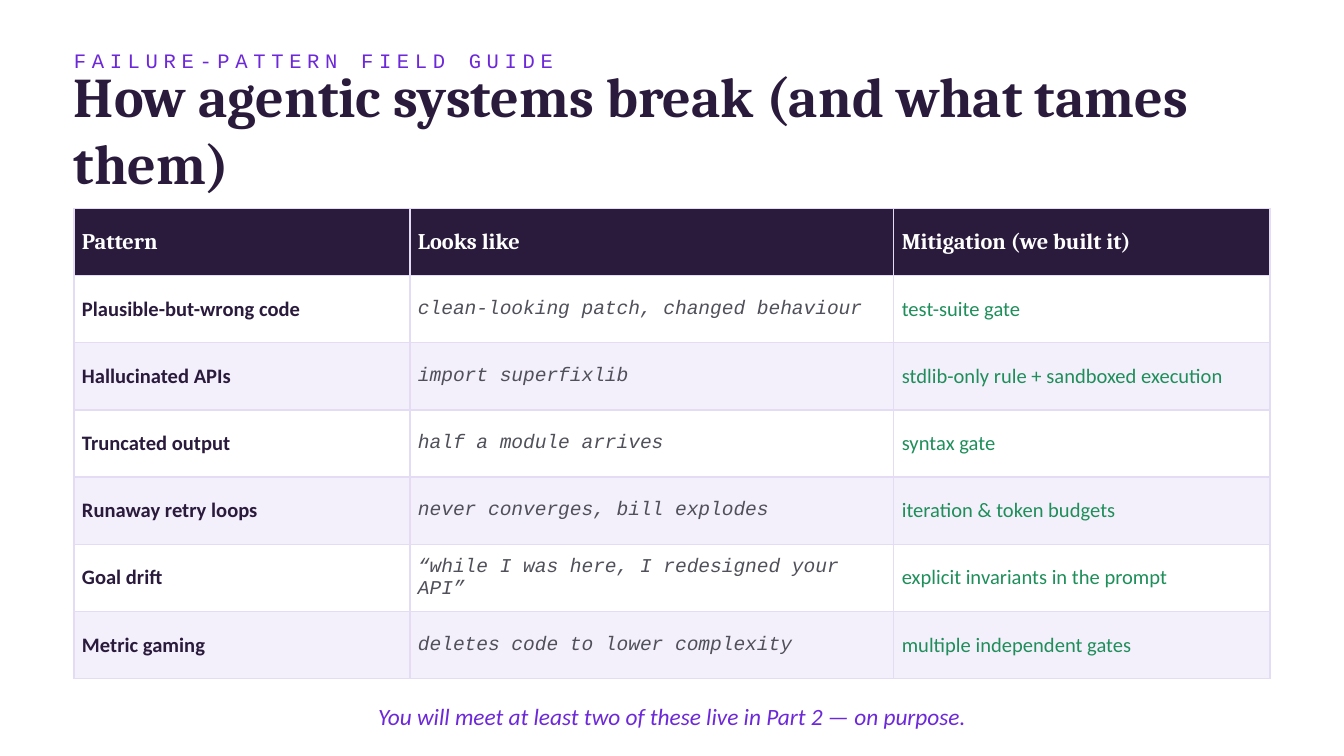
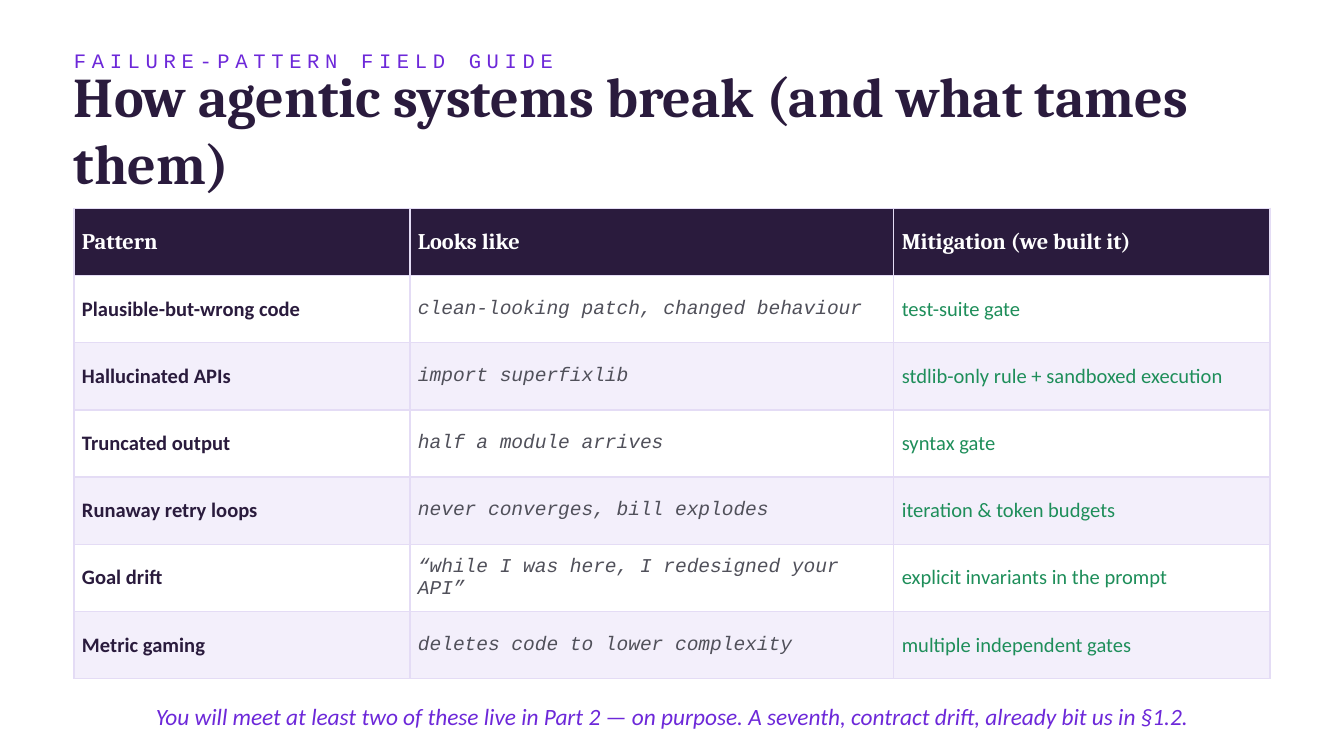
Before and after one commit to KarthikShivasankar/LLMA4SE-Workshop4, a slide deck: slide 14 of LLMA4SE_Workshop4_Slides.pptx (slide 13 before the commit). Drawn at 1344x756 pixels with LibreOffice and Linux fonts; fonts in the diff are those of the drawing. Boxes give left, top, right and bottom in pixels: in the first picture for what was removed or moved away, otherwise in the second. Text is boxed around its words. In the diff, an @@ line names an element or a change of style, - is before the commit and + after.

```diff
--- a/LLMA4SE_Workshop4_Slides.pptx
+++ b/LLMA4SE_Workshop4_Slides.pptx
@@ text at (x1=156, y1=708, x2=1188, y2=729): text changed @@
-You will meet at least two of these live in Part 2 — on purpose.
+You will meet at least two of these live in Part 2 — on purpose. A seventh, contract drift, already bit us in §1.2.
```
Also in this commit, not shown: 11 other slides changed, 1 slide added, 25 other files.
